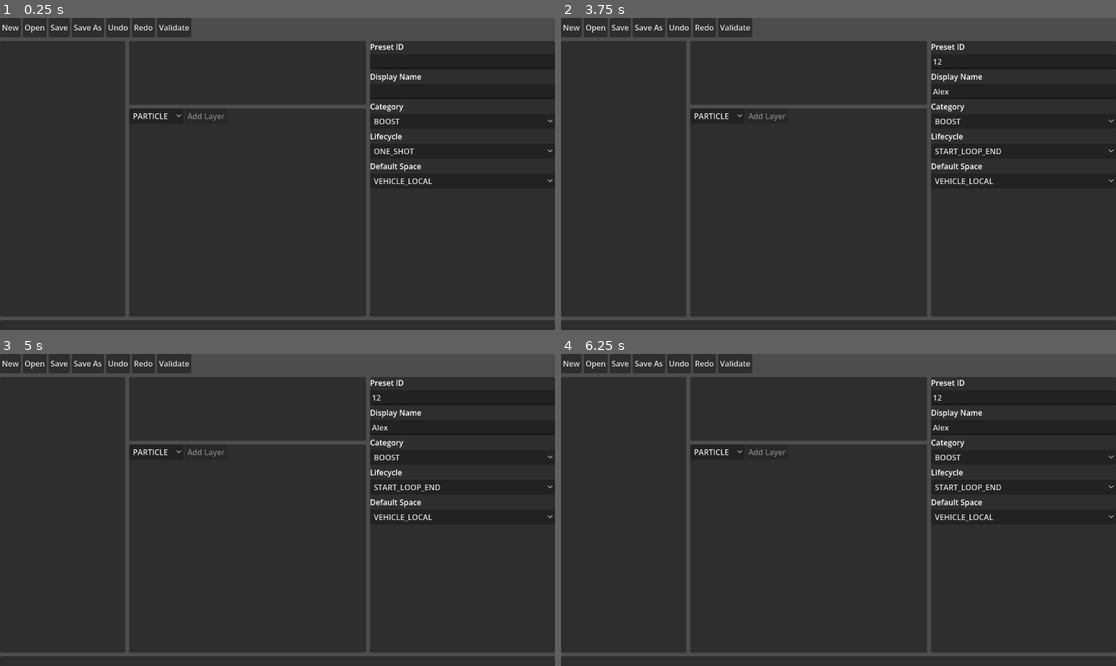
Above: before the commit, frames 1-4 (two rows, left to right).
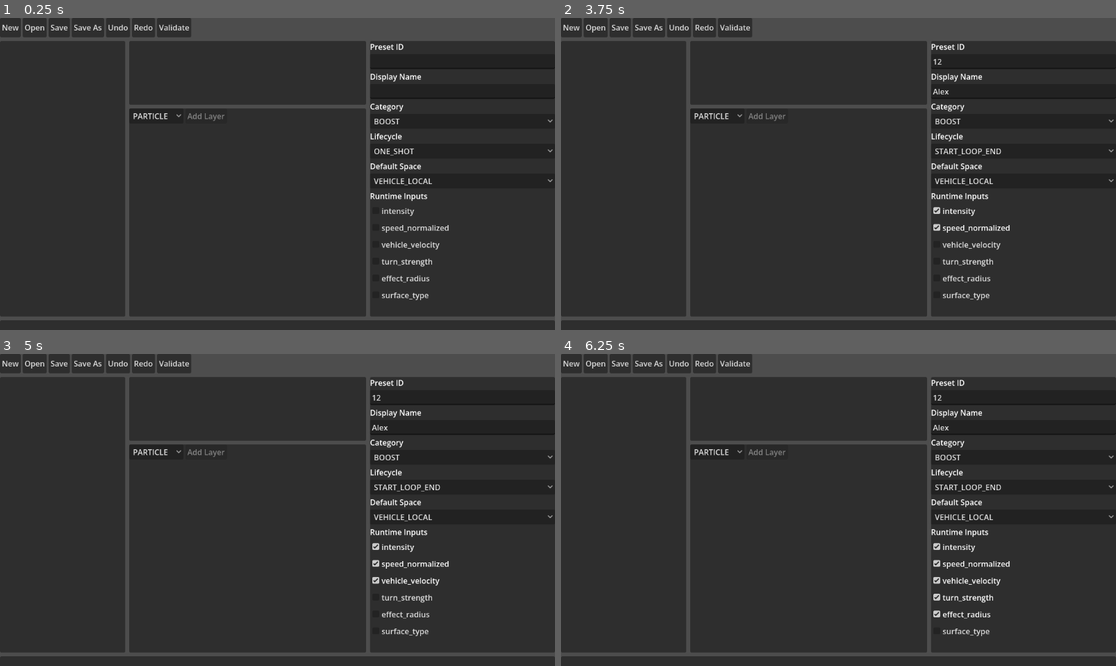
Above: after the commit, the same moments.

Repository: natialwater-lee/DesktopRacingVFXStudio
Game: Godot game, scene res://src/editor/main/vfx_editor_main.tscn
Two runs of this game, one before a commit and one after it. Both use one fixed random seed, a clock stepped at 60 frames per second and the inputs below.
Inputs (mouse positions are in pixels of both pictures, inside the frame that each line leads up to):
- Up to frame 1 (0.25 s): no input
- Up to frame 2 (3.75 s): click (1021, 61) at 0.52 s; type "12" at 0.6 s; click (1021, 92) at 0.75 s; type "Alex" at 0.83 s; click "ONE_SHOT" at 1.25 s; click "VEHICLE_LOCAL" at 2 s; click (1021, 211) at 2.75 s, where only the run after the commit has a clickable "intensity"; click (1021, 227) at 3.5 s, where only the run after the commit has a clickable "speed_normalized"
- Up to frame 3 (5 s): click (460, 581) at 4.25 s, where only the run after the commit has a clickable "vehicle_velocity"
- Up to frame 4 (6.25 s): click (1021, 597) at 5 s, where only the run after the commit has a clickable "turn_strength"; click (1021, 612) at 5.75 s, where only the run after the commit has a clickable "effect_radius"

The runs differ from the first frame. In frame 1, 0.7% of the frame differs, in the area x 66-81%, y 56-91%; in frame 2, 0.7%; in frame 3, 0.7%; in frame 4, 0.8%.

Commit message:
feat: add VFX anchor and runtime input controls

Diff:
--- /dev/null
+++ b/src/editor/inspector/vfx_anchor_editor.gd
@@ -0,0 +1,113 @@
+class_name VfxAnchorEditor
+extends VBoxContainer
+
+signal anchors_committed(anchors: Array)
+signal anchors_cleared()
+
+var _anchor_names: Array[String] = []
+var _vehicle_space_modes: Array[String] = []
+var _selected: Array[String] = []
+var _effective_space := ""
+var _checkboxes: Dictionary = {}
+
+
+func set_schema(schema: Dictionary) -> void:
+	_anchor_names.clear()
+	_vehicle_space_modes.clear()
+	var anchor_definition: Variant = schema.get("$defs", {}).get("anchor", {})
+	if anchor_definition is Dictionary:
+		for anchor_value in anchor_definition.get("enum", []):
+			if anchor_value is String:
+				_anchor_names.append(anchor_value)
+	var anchor_rule := _rule_named(schema, "EFFECTIVE_SPACE_ANCHOR_REQUIREMENTS")
+	for space_mode in anchor_rule.get("vehicle_space_modes", []):
+		if space_mode is String:
+			_vehicle_space_modes.append(space_mode)
+	_selected = _known_anchors(_selected)
+	_rebuild_checkboxes()
+	_apply_space_state(false)
+
+
+func set_effective_space(effective_space: String) -> void:
+	_effective_space = effective_space
+	_apply_space_state(true)
+
+
+func set_selected_anchors(anchors: Array) -> void:
+	_selected = _known_anchors(anchors)
+	_sync_checkboxes()
+
+
+func selected_anchors() -> Array:
+	return _selected.duplicate()
+
+
+func commit_selection(anchors: Array) -> void:
+	if not _vehicle_space_modes.has(_effective_space):
+		return
+	var selected := _known_anchors(anchors)
+	if selected.is_empty() or selected == _selected:
+		_sync_checkboxes()
+		return
+	_selected = selected
+	_sync_checkboxes()
+	anchors_committed.emit(_selected.duplicate())
+
+
+func _rebuild_checkboxes() -> void:
+	for child in get_children():
+		remove_child(child)
+		child.queue_free()
+	_checkboxes.clear()
+	for anchor_name in _anchor_names:
+		var check_box := CheckBox.new()
+		check_box.name = anchor_name
+		check_box.text = anchor_name
+		check_box.toggled.connect(_on_anchor_toggled.bind(anchor_name))
+		add_child(check_box)
+		_checkboxes[anchor_name] = check_box
+	_sync_checkboxes()
+
+
+func _apply_space_state(emit_clear: bool) -> void:
+	var is_vehicle_space := _vehicle_space_modes.has(_effective_space)
+	visible = is_vehicle_space
+	for check_box_variant in _checkboxes.values():
+		var check_box := check_box_variant as CheckBox
+		check_box.disabled = not is_vehicle_space
+	if not is_vehicle_space:
+		_selected.clear()
+		_sync_checkboxes()
+		if emit_clear:
+			anchors_cleared.emit()
+
+
+func _sync_checkboxes() -> void:
+	for anchor_name in _checkboxes:
+		var check_box := _checkboxes[anchor_name] as CheckBox
+		check_box.set_pressed_no_signal(_selected.has(anchor_name))
+
+
+func _on_anchor_toggled(_pressed: bool, anchor_name: String) -> void:
+	var selection := _selected.duplicate()
+	if _checkboxes[anchor_name].button_pressed:
+		if not selection.has(anchor_name):
+			selection.append(anchor_name)
+	else:
+		selection.erase(anchor_name)
+	commit_selection(selection)
+
+
+func _known_anchors(anchors: Array) -> Array[String]:
+	var known: Array[String] = []
+	for anchor_variant in anchors:
+		if anchor_variant is String and _anchor_names.has(anchor_variant) and not known.has(anchor_variant):
+			known.append(anchor_variant)
+	return known
+
+
+func _rule_named(schema: Dictionary, rule_name: String) -> Dictionary:
+	for rule in schema.get("x_vfx_rules", []):
+		if rule is Dictionary and rule.get("name") == rule_name:
+			return rule
+	return {}
--- a/src/editor/inspector/vfx_layer_inspector.gd
+++ b/src/editor/inspector/vfx_layer_inspector.gd
@@ -7,6 +7,10 @@
 
 const INHERIT_DEFAULT := "INHERIT_DEFAULT"
 const VfxSchemaInspectorFactoryModel := preload("res://src/editor/inspector/vfx_schema_inspector_factory.gd")
+const VfxAnchorEditorModel := preload("res://src/editor/inspector/vfx_anchor_editor.gd")
+
+signal anchors_committed(anchors: Array)
+signal anchors_cleared()
 
 var _reader: VfxSchemaReader
 var _layer: Dictionary = {}
@@ -26,6 +30,7 @@
 var _scale_y: SpinBox
 var _parameter_fields: VBoxContainer
 var _schema_inspector_factory: RefCounted
+var _anchor_editor
 
 
 func set_schema_reader(reader: VfxSchemaReader) -> void:
@@ -34,6 +39,8 @@
 	var layer_result := _reader.layer_schema()
 	_layer_schema = layer_result.value if layer_result.success else {}
 	_ensure_controls()
+	if _anchor_editor != null:
+		_anchor_editor.set_schema(_reader.root_schema())
 	_refresh_controls()
 
 
@@ -41,6 +48,11 @@
 	_layer = layer.duplicate(true)
 	_ensure_controls()
 	_refresh_controls()
+
+
+func set_effective_space(effective_space: String) -> void:
+	if _anchor_editor != null:
+		_anchor_editor.set_effective_space(effective_space)
 
 
 func apply_space_override(layer: Dictionary, mode_or_inherit: String) -> Dictionary:
@@ -103,6 +115,12 @@
 		_type.add_item(str(layer_type))
 	_type.item_selected.connect(_on_type_selected)
 	add_child(_type)
+	_add_label("Anchors")
+	_anchor_editor = VfxAnchorEditorModel.new()
+	_anchor_editor.name = "Anchors"
+	_anchor_editor.anchors_committed.connect(func(anchors: Array) -> void: anchors_committed.emit(anchors))
+	_anchor_editor.anchors_cleared.connect(func() -> void: anchors_cleared.emit())
+	add_child(_anchor_editor)
 	_append_transform_controls()
 	_add_label("Parameters")
 	_parameter_fields = VBoxContainer.new()
@@ -154,6 +172,7 @@
 	_enabled.button_pressed = bool(_layer.get("enabled", _reader.default_value(_property("enabled").value)))
 	_select_text(_space_mode, str(_layer.get("space_mode", "INHERIT DEFAULT")))
 	_select_text(_type, str(_layer.get("type", "")))
+	_anchor_editor.set_selected_anchors(_layer.get("anchors", []))
 	var default_transform: Dictionary = _reader.default_value(_property("transform").value)
 	var transform: Dictionary = _layer.get("transform", default_transform)
 	var offset: Array = transform.get("offset", [])
--- a/src/editor/inspector/vfx_preset_inspector.gd
+++ b/src/editor/inspector/vfx_preset_inspector.gd
@@ -11,11 +11,18 @@
 var _category: OptionButton
 var _lifecycle: OptionButton
 var _default_space: OptionButton
+var _runtime_inputs_editor
+
+const VfxRuntimeInputsEditorModel := preload("res://src/editor/inspector/vfx_runtime_inputs_editor.gd")
+
+signal runtime_inputs_committed(inputs: Array[String])
 
 
 func set_schema_reader(reader: VfxSchemaReader) -> void:
 	_reader = reader
 	_ensure_controls()
+	if _runtime_inputs_editor != null:
+		_runtime_inputs_editor.set_schema(_reader.root_schema())
 	_refresh_controls()
 
 
@@ -45,6 +52,11 @@
 	_lifecycle = _add_enum_control("Lifecycle", mode_schema, "", true)
 	_add_label("Default Space")
 	_default_space = _add_enum_control("DefaultSpace", _reader.property_schema(_reader.root_schema(), "default_space_mode"), "/default_space_mode")
+	_add_label("Runtime Inputs")
+	_runtime_inputs_editor = VfxRuntimeInputsEditorModel.new()
+	_runtime_inputs_editor.name = "RuntimeInputs"
+	_runtime_inputs_editor.runtime_inputs_committed.connect(func(inputs: Array[String]) -> void: runtime_inputs_committed.emit(inputs))
+	add_child(_runtime_inputs_editor)
 
 
 func _refresh_controls() -> void:
@@ -56,6 +68,7 @@
 	var lifecycle: Dictionary = _preset.get("lifecycle", {})
 	_select_text(_lifecycle, str(lifecycle.get("mode", "")))
 	_select_text(_default_space, str(_preset.get("default_space_mode", "")))
+	_runtime_inputs_editor.set_selected_inputs(_preset.get("runtime_inputs", []))
 
 
 func _add_label(text_value: String) -> void:
--- /dev/null
+++ b/src/editor/inspector/vfx_runtime_inputs_editor.gd
@@ -0,0 +1,85 @@
+class_name VfxRuntimeInputsEditor
+extends VBoxContainer
+
+signal runtime_inputs_committed(inputs: Array[String])
+
+var _available: Array[String] = []
+var _selected: Array[String] = []
+var _checkboxes: Dictionary = {}
+
+
+func set_schema(schema: Dictionary) -> void:
+	_available.clear()
+	var inputs: Variant = schema.get("x_vfx_runtime_inputs", {})
+	if inputs is Dictionary:
+		for input_name in inputs:
+			if input_name is String:
+				_available.append(input_name)
+	_selected = _ordered_known_inputs(_selected)
+	_rebuild_checkboxes()
+
+
+func available_inputs() -> Array[String]:
+	return _available.duplicate()
+
+
+func set_selected_inputs(inputs: Array) -> void:
+	_selected = _ordered_known_inputs(inputs)
+	_sync_checkboxes()
+
+
+func selected_inputs() -> Array[String]:
+	return _selected.duplicate()
+
+
+func commit_selection(inputs: Array) -> void:
+	var selected := _ordered_known_inputs(inputs)
+	if selected == _selected:
+		_sync_checkboxes()
+		return
+	_selected = selected
+	_sync_checkboxes()
+	runtime_inputs_committed.emit(_selected.duplicate())
+
+
+func _rebuild_checkboxes() -> void:
+	for child in get_children():
+		remove_child(child)
+		child.queue_free()
+	_checkboxes.clear()
+	for input_name in _available:
+		var check_box := CheckBox.new()
+		check_box.name = input_name
+		check_box.text = input_name
+		check_box.toggled.connect(_on_input_toggled.bind(input_name))
+		add_child(check_box)
+		_checkboxes[input_name] = check_box
+	_sync_checkboxes()
+
+
+func _sync_checkboxes() -> void:
+	for input_name in _checkboxes:
+		var check_box := _checkboxes[input_name] as CheckBox
+		check_box.set_pressed_no_signal(_selected.has(input_name))
+
+
+func _on_input_toggled(_pressed: bool, input_name: String) -> void:
+	var selection := _selected.duplicate()
+	if _checkboxes[input_name].button_pressed:
+		if not selection.has(input_name):
+			selection.append(input_name)
+	else:
+		selection.erase(input_name)
+	commit_selection(selection)
+
+
+func _ordered_known_inputs(inputs: Array) -> Array[String]:
+	var requested: Dictionary = {}
+	for input_name in inputs:
+		if input_name is String:
+			requested[input_name] = true
+	var ordered: Array[String] = []
+	for input_name in _available:
+		if requested.has(input_name):
+			ordered.append(input_name)
+	return ordered
--- a/src/editor/main/vfx_editor_controller.gd
+++ b/src/editor/main/vfx_editor_controller.gd
@@ -183,12 +183,18 @@
 		_preset_inspector.preset_field_commit.connect(_on_preset_field_commit)
 	if not _preset_inspector.lifecycle_change_requested.is_connected(_on_lifecycle_change_requested):
 		_preset_inspector.lifecycle_change_requested.connect(_on_lifecycle_change_requested)
+	if not _preset_inspector.runtime_inputs_committed.is_connected(_on_runtime_inputs_committed):
+		_preset_inspector.runtime_inputs_committed.connect(_on_runtime_inputs_committed)
 	if not _layer_inspector.layer_field_commit.is_connected(_on_layer_field_commit):
 		_layer_inspector.layer_field_commit.connect(_on_layer_field_commit)
 	if not _layer_inspector.space_override_changed.is_connected(_on_space_override_changed):
 		_layer_inspector.space_override_changed.connect(_on_space_override_changed)
 	if not _layer_inspector.layer_type_change_requested.is_connected(_on_layer_type_change_requested):
 		_layer_inspector.layer_type_change_requested.connect(_on_layer_type_change_requested)
+	if not _layer_inspector.anchors_committed.is_connected(_on_anchors_committed):
+		_layer_inspector.anchors_committed.connect(_on_anchors_committed)
+	if not _layer_inspector.anchors_cleared.is_connected(_on_anchors_cleared):
+		_layer_inspector.anchors_cleared.connect(_on_anchors_cleared)
 	_refresh_workspace()
 
 
@@ -241,6 +247,20 @@
 	return _commit_workspace_change("Edit Preset Field", _replace_json_pointer(_session.working_copy(), json_pointer, _duplicate_value(value)))
 
 
+func commit_runtime_inputs(inputs: Array[String]) -> bool:
+	var declared_inputs: Variant = _registry.schema().get("x_vfx_runtime_inputs", {})
+	if not declared_inputs is Dictionary:
+		return false
+	var requested: Dictionary = {}
+	for input_name in inputs:
+		requested[input_name] = true
+	var ordered: Array[String] = []
+	for input_name in declared_inputs:
+		if requested.has(input_name):
+			ordered.append(input_name)
+	return commit_preset_field("/runtime_inputs", ordered)
+
+
 func commit_selected_layer_field(json_pointer: String, value: Variant) -> bool:
 	if json_pointer.begins_with("/parameters/"):
 		return commit_selected_layer_parameter(json_pointer.trim_prefix("/parameters"), value)
@@ -270,6 +290,30 @@
 	var built := _pipeline.build_document_from_value(edited, _session.source_path())
 	var next: Dictionary = built.value.normalized_data.duplicate(true) if built.success else edited
 	return _commit_workspace_change("Edit Layer Parameter", next)
+
+
+func commit_selected_layer_anchors(anchors: Array) -> bool:
+	var anchor_rule := _rule_named(_registry.schema(), "EFFECTIVE_SPACE_ANCHOR_REQUIREMENTS")
+	var anchors_field: String = anchor_rule.get("anchors_field", "")
+	if anchors_field.is_empty():
+		return false
+	return commit_selected_layer_field("/%s" % _escape_pointer_segment(anchors_field), anchors)
+
+
+func clear_selected_layer_anchors() -> bool:
+	var index := _selected_layer_index(_selected_layer_id)
+	if _selected_phase.is_empty() or index < 0:
+		return false
+	var anchor_rule := _rule_named(_registry.schema(), "EFFECTIVE_SPACE_ANCHOR_REQUIREMENTS")
+	var anchors_field: String = anchor_rule.get("anchors_field", "")
+	if anchors_field.is_empty():
+		return false
+	var next := _session.working_copy()
+	var layer: Dictionary = next["phases"][_selected_phase]["layers"][index]
+	if not layer.has(anchors_field):
+		return false
+	layer.erase(anchors_field)
+	return _commit_workspace_change("Clear Layer Anchors", next)
 
 
 func set_selected_layer_space_override(mode_or_inherit: String) -> bool:
@@ -282,6 +326,7 @@
 		layer.erase("space_mode")
 	else:
 		layer["space_mode"] = mode_or_inherit
+	_apply_effective_space_common_fields(layer)
 	return _commit_workspace_change("Set Layer Space Override", next)
 
 
@@ -448,12 +493,24 @@
 	change_lifecycle(target_mode)
 
 
+func _on_runtime_inputs_committed(inputs: Array[String]) -> void:
+	commit_runtime_inputs(inputs)
+
+
 func _on_layer_field_commit(json_pointer: String, value: Variant) -> void:
 	commit_selected_layer_field(json_pointer, value)
 
 
 func _on_space_override_changed(mode_or_inherit: String) -> void:
 	set_selected_layer_space_override(mode_or_inherit)
+
+
+func _on_anchors_committed(anchors: Array) -> void:
+	commit_selected_layer_anchors(anchors)
+
+
+func _on_anchors_cleared() -> void:
+	clear_selected_layer_anchors()
 
 
 func _on_layer_type_change_requested(target_type: String) -> void:
@@ -509,7 +566,34 @@
 	if _layer_inspector != null:
 		var index := _selected_layer_index(_selected_layer_id)
 		_layer_inspector.visible = index >= 0
-		_layer_inspector.set_layer(_session.working_copy()["phases"][_selected_phase]["layers"][index] if index >= 0 else {})
+		var layer: Dictionary = _session.working_copy()["phases"][_selected_phase]["layers"][index] if index >= 0 else {}
+		_layer_inspector.set_layer(layer)
+		_layer_inspector.set_effective_space(_effective_space_for_layer(layer))
+
+
+func _apply_effective_space_common_fields(layer: Dictionary) -> void:
+	var root_schema := _registry.schema()
+	var anchor_rule := _rule_named(root_schema, "EFFECTIVE_SPACE_ANCHOR_REQUIREMENTS")
+	var render_rule := _rule_named(root_schema, "RENDER_PLANE_FOR_EFFECTIVE_SPACE")
+	if anchor_rule.is_empty() or render_rule.is_empty():
+		return
+	var effective_space := _effective_space_for_layer(layer)
+	var anchors_field: String = anchor_rule.get("anchors_field", "")
+	if not anchor_rule.get("vehicle_space_modes", []).has(effective_space) and not anchors_field.is_empty():
+		layer.erase(anchors_field)
+	var render_plane_field: String = render_rule.get("render_plane_field", "")
+	var allowed_planes: Variant = render_rule.get("allowed_planes_by_space", {}).get(effective_space, [])
+	if not render_plane_field.is_empty() and allowed_planes is Array and not allowed_planes.is_empty():
+		layer[render_plane_field] = allowed_planes[0]
+
+
+func _effective_space_for_layer(layer: Dictionary) -> String:
+	var render_rule := _rule_named(_registry.schema(), "RENDER_PLANE_FOR_EFFECTIVE_SPACE")
+	var default_space_field: String = render_rule.get("default_space_field", "")
+	var layer_space_field: String = render_rule.get("layer_space_field", "")
+	if layer_space_field.is_empty() or default_space_field.is_empty():
+		return ""
+	return str(layer.get(layer_space_field, _session.working_copy().get(default_space_field, "")))
 
 
 func _replace_json_pointer(source: Dictionary, pointer: String, value: Variant) -> Dictionary:
--- /dev/null
+++ b/tests/editor/test_anchor_editor.gd
@@ -0,0 +1,83 @@
+extends RefCounted
+
+const VfxAnchorEditorModel := preload("res://src/editor/inspector/vfx_anchor_editor.gd")
+const VfxEditorControllerModel := preload("res://src/editor/main/vfx_editor_controller.gd")
+const VfxPresetCodecModel := preload("res://src/model/vfx_preset_codec.gd")
+const VfxRuleCatalogModel := preload("res://src/model/vfx_rule_catalog.gd")
+const VfxSchemaRegistryModel := preload("res://src/model/vfx_schema_registry.gd")
+
+
+static func run(tests: TestAssert) -> void:
+	var editor := VfxAnchorEditorModel.new()
+	var host := Control.new()
+	host.add_child(editor)
+	var committed: Array = []
+	var cleared: Array = []
+	editor.anchors_committed.connect(func(anchors: Array) -> void: committed.append(anchors))
+	editor.anchors_cleared.connect(func() -> void: cleared.append(true))
+	editor.set_schema(_schema_fixture())
+	editor.set_effective_space("VEHICLE_LOCAL")
+	tests.expect_true(editor.is_visible(), "vehicle space shows Anchors")
+	editor.commit_selection(["CENTER", "TIRE_RL"])
+	tests.expect_true(editor.selected_anchors() == ["CENTER", "TIRE_RL"], "multiple Anchors are retained")
+	tests.expect_true(committed == [["CENTER", "TIRE_RL"]], "vehicle Anchor selection emits one filtered multi-select commit")
+	editor.commit_selection([])
+	tests.expect_true(editor.selected_anchors() == ["CENTER", "TIRE_RL"] and committed.size() == 1, "normal vehicle editing retains at least one Anchor")
+	editor.set_effective_space("WORLD_AREA")
+	tests.expect_true(not editor.is_visible(), "world space hides Anchors")
+	tests.expect_true(editor.selected_anchors().is_empty(), "world space clears Anchors")
+	tests.expect_true(cleared.size() == 1, "non-vehicle space emits the Anchor clear request")
+	host.free()
+	_test_anchor_space_commits(tests)
+
+
+static func _test_anchor_space_commits(tests: TestAssert) -> void:
+	var controller := VfxEditorControllerModel.new()
+	var created := controller.create_new_preset("utility.anchors", "Anchors", "UTILITY", "ONE_SHOT", "VEHICLE_LOCAL")
+	tests.expect_true(created.success, "controller creates a vehicle-space Preset for Anchor commits")
+	if not created.success:
+		return
+	controller.add_active_layer("GLOW")
+	var layer_id: String = controller.working_preset()["phases"]["one_shot"]["layers"][0]["id"]
+	controller.select_layer(layer_id)
+	controller.clear_selected_layer_anchors()
+	tests.expect_true(_has_issue(controller.current_issues(), "vehicle_anchor_required"), "committing a vehicle Layer without Anchors refreshes the existing Contract issue")
+	controller.undo()
+	controller.set_selected_layer_space_override("WORLD_AREA")
+	var layer: Dictionary = controller.working_preset()["phases"]["one_shot"]["layers"][0]
+	var allowed_planes: Array = _render_rule(_loaded_registry().schema())["allowed_planes_by_space"]["WORLD_AREA"]
+	tests.expect_true(not layer.has("anchors") and allowed_planes.has(layer.get("render_plane")), "world Space Mode removes Anchors and selects a Schema-permitted render plane before validation")
+	tests.expect_true(not _has_issue(controller.current_issues(), "anchor_not_allowed") and not _has_issue(controller.current_issues(), "render_plane_for_space"), "world Space Mode common commit leaves no stale Anchor or render-plane issue")
+	controller.undo()
+	var restored: Dictionary = controller.working_preset()["phases"]["one_shot"]["layers"][0]
+	tests.expect_true(not restored.has("space_mode") and restored.has("anchors"), "one undo restores the complete prior effective-space common state")
+
+
+static func _schema_fixture() -> Dictionary:
+	return {
+		"$defs": {"anchor": {"enum": ["CENTER", "TIRE_RL"]}},
+		"x_vfx_rules": [{
+			"name": "EFFECTIVE_SPACE_ANCHOR_REQUIREMENTS",
+			"vehicle_space_modes": ["VEHICLE_LOCAL"]
+		}]
+	}
+
+
+static func _loaded_registry() -> VfxSchemaRegistry:
+	var registry := VfxSchemaRegistryModel.new(VfxPresetCodecModel.new(), VfxRuleCatalogModel.new())
+	registry.load("res://schemas/vfx_schema_v1.json")
+	return registry
+
+
+static func _render_rule(schema: Dictionary) -> Dictionary:
+	for rule in schema.get("x_vfx_rules", []):
+		if rule is Dictionary and rule.get("name") == "RENDER_PLANE_FOR_EFFECTIVE_SPACE":
+			return rule
+	return {}
+
+
+static func _has_issue(issues: Array[VfxIssue], code: String) -> bool:
+	for issue in issues:
+		if issue.code == code:
+			return true
+	return false
--- /dev/null
+++ b/tests/editor/test_runtime_inputs_editor.gd
@@ -0,0 +1,48 @@
+extends RefCounted
+
+const VfxRuntimeInputsEditorModel := preload("res://src/editor/inspector/vfx_runtime_inputs_editor.gd")
+const VfxEditorControllerModel := preload("res://src/editor/main/vfx_editor_controller.gd")
+
+
+static func run(tests: TestAssert) -> void:
+	var editor := VfxRuntimeInputsEditorModel.new()
+	var host := Control.new()
+	host.add_child(editor)
+	var committed: Array = []
+	editor.runtime_inputs_committed.connect(func(inputs: Array[String]) -> void: committed.append(inputs))
+	editor.set_schema(_schema_fixture())
+	tests.expect_true(editor.available_inputs() == ["intensity", "speed_normalized"], "Runtime Inputs preserve Schema declaration order")
+	tests.expect_true(editor.available_inputs().has("intensity"), "Runtime Inputs come from Schema")
+	editor.commit_selection(["speed_normalized", "unknown", "intensity"])
+	tests.expect_true(editor.selected_inputs() == ["intensity", "speed_normalized"], "unknown Runtime Input names cannot be selected by UI")
+	tests.expect_true(committed == [["intensity", "speed_normalized"]], "Runtime Input commits retain Schema declaration order")
+	host.free()
+	_test_runtime_input_commits_and_pipeline_diagnostics(tests)
+
+
+static func _test_runtime_input_commits_and_pipeline_diagnostics(tests: TestAssert) -> void:
+	var controller := VfxEditorControllerModel.new()
+	var created := controller.create_new_preset("utility.inputs", "Inputs", "UTILITY", "ONE_SHOT", "WORLD_AREA")
+	tests.expect_true(created.success, "controller creates a Preset for Runtime Input commits")
+	if not created.success:
+		return
+	controller.commit_runtime_inputs(["speed_normalized", "intensity"])
+	tests.expect_true(controller.working_preset().get("runtime_inputs") == ["intensity", "speed_normalized"], "Runtime Input controller commits keep Schema declaration order")
+	controller.commit_preset_field("/runtime_inputs", ["not_defined"])
+	tests.expect_true(_has_issue(controller.current_issues(), "unknown_runtime_input"), "manually injected unknown Runtime Input remains reported by Pipeline validation")
+
+
+static func _schema_fixture() -> Dictionary:
+	return {
+		"x_vfx_runtime_inputs": {
+			"intensity": {"type": "number"},
+			"speed_normalized": {"type": "number"}
+		}
+	}
+
+
+static func _has_issue(issues: Array[VfxIssue], code: String) -> bool:
+	for issue in issues:
+		if issue.code == code:
+			return true
+	return false
--- a/tests/run_editor_tests.gd
+++ b/tests/run_editor_tests.gd
@@ -15,6 +15,8 @@
 const SchemaReaderTests := preload("res://tests/editor/test_schema_reader.gd")
 const CommonInspectorTests := preload("res://tests/editor/test_common_inspectors.gd")
 const SchemaInspectorFactoryTests := preload("res://tests/editor/test_schema_inspector_factory.gd")
+const AnchorEditorTests := preload("res://tests/editor/test_anchor_editor.gd")
+const RuntimeInputsEditorTests := preload("res://tests/editor/test_runtime_inputs_editor.gd")
 
 
 func _init() -> void:
@@ -33,5 +35,7 @@
 	SchemaReaderTests.run(tests)
 	CommonInspectorTests.run(tests)
 	SchemaInspectorFactoryTests.run(tests)
+	AnchorEditorTests.run(tests)
+	RuntimeInputsEditorTests.run(tests)
 	print("EDITOR_TEST_ASSERTIONS=%d FAILURES=%d" % [tests.assertion_count(), tests.failure_count()])
 	quit(1 if tests.failure_count() > 0 else 0)
